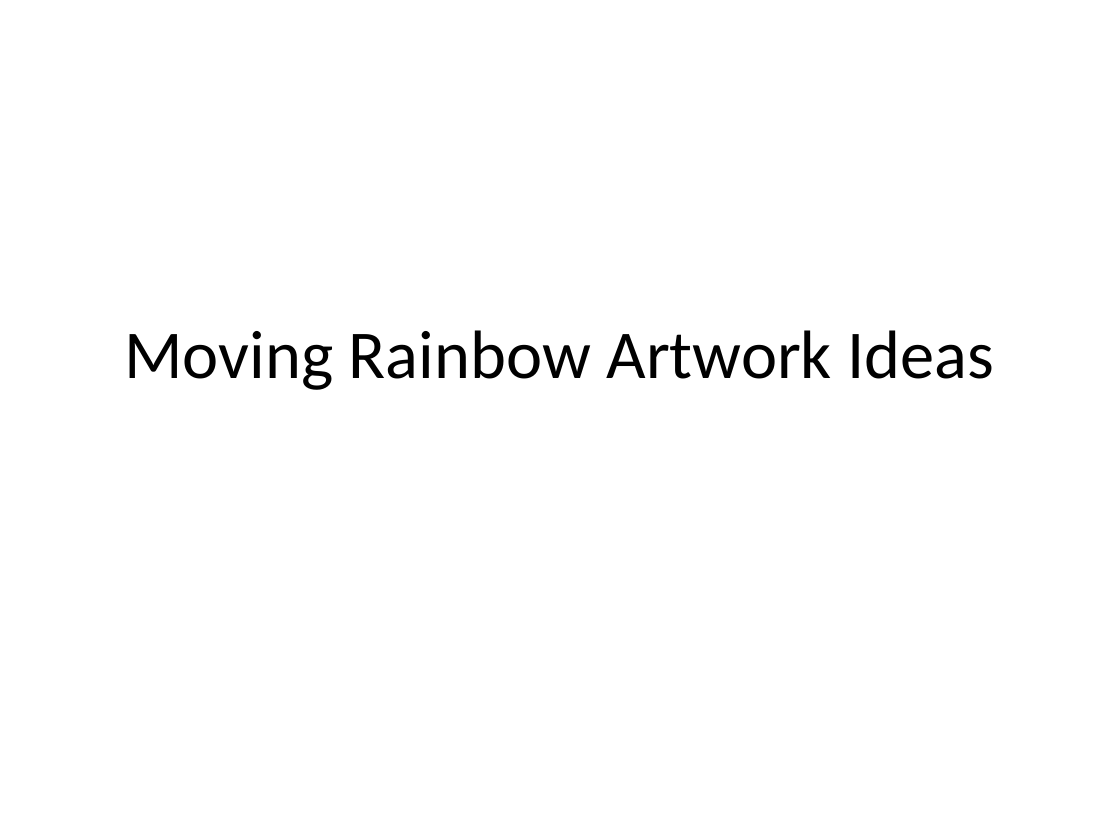
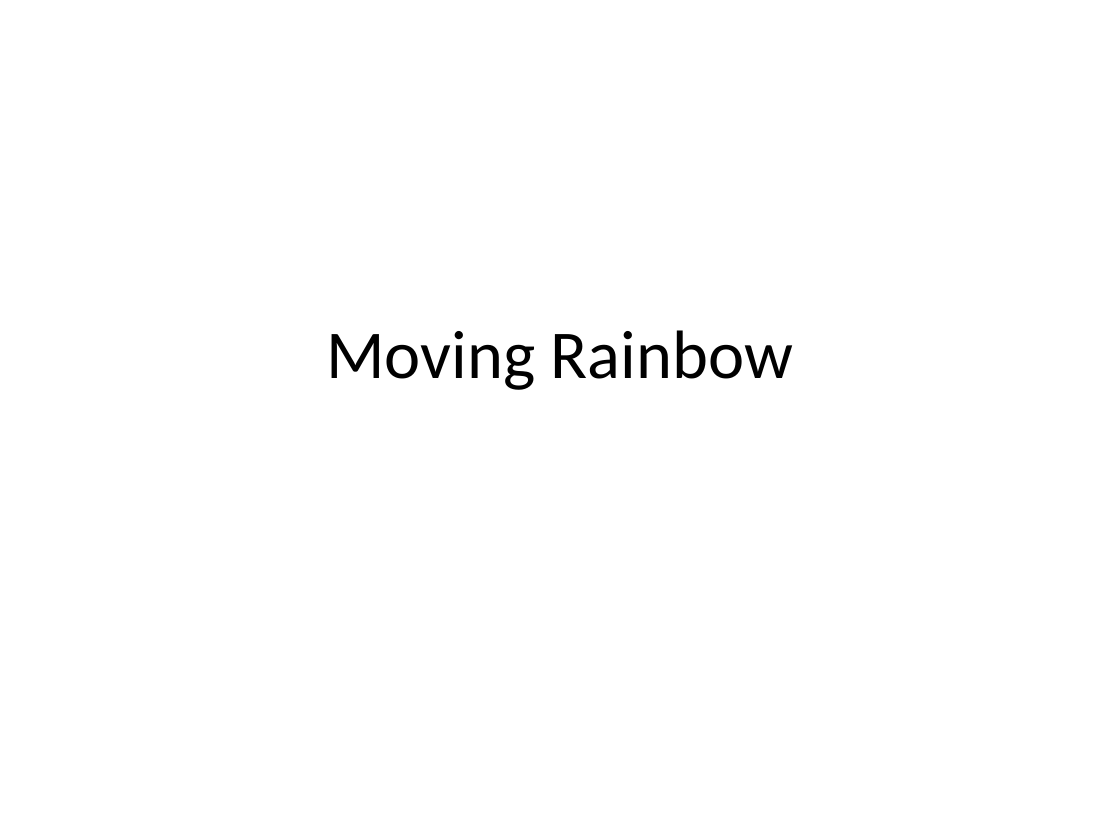
Before and after one commit to dmccreary/moving-rainbow, a slide deck: slide 1 of guide/Image-Ideas.pptx. Drawn at 1120x840 pixels with LibreOffice and Linux fonts; fonts in the diff are those of the drawing. Boxes give left, top, right and bottom in pixels: in the first picture for what was removed or moved away, otherwise in the second. Text is boxed around its words. In the diff, an @@ line names an element or a change of style, - is before the commit and + after.

```diff
--- a/guide/Image-Ideas.pptx
+++ b/guide/Image-Ideas.pptx
@@ title at [326, 330, 793, 390]: text changed @@
-Moving Rainbow Artwork Ideas
+Moving Rainbow
```
Also in this commit, not shown: 2 other slides changed, 9 other files.
